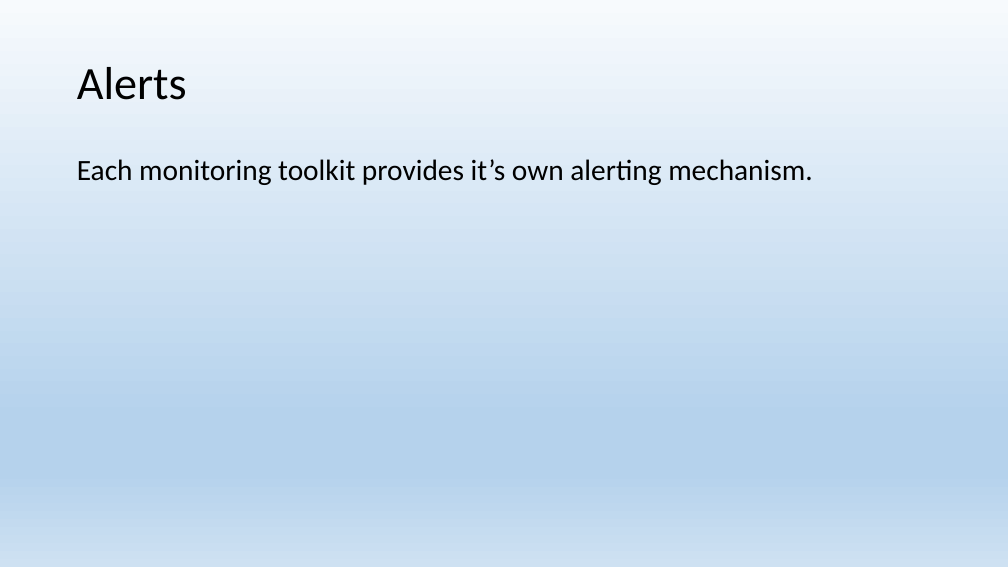
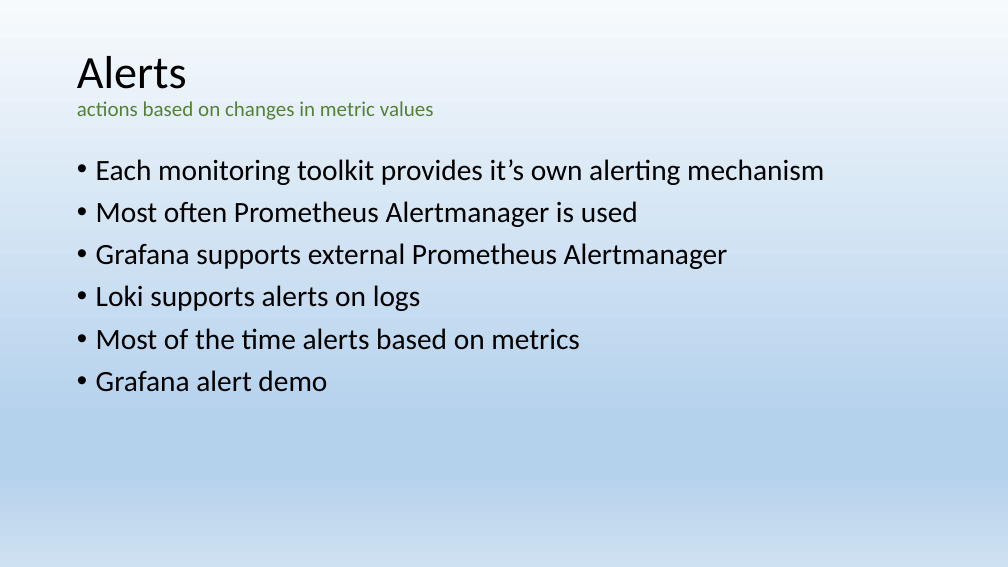
Before and after one commit to Islandskiy/observability, a slide deck: slide 22 of observability.pptx (slide 19 before the commit). Drawn at 1008x567 pixels with LibreOffice and Linux fonts; fonts in the diff are those of the drawing. Boxes give left, top, right and bottom in pixels: in the first picture for what was removed or moved away, otherwise in the second. Text is boxed around its words. In the diff, an @@ line names an element or a change of style, - is before the commit and + after.

```diff
--- a/observability.pptx
+++ b/observability.pptx
@@ title at (77,56,434,120): text changed; size 44 to 20 pt; text colour #000000 to #548235 @@
-Alerts
+Alerts
+actions based on changes in metric values
@@ text at (96,159,824,392): text changed @@
-Each monitoring toolkit provides it’s own alerting mechanism.
+• Each monitoring toolkit provides it’s own alerting mechanism
+• Most often Prometheus Alertmanager is used
+• Grafana supports external Prometheus Alertmanager
+• Loki supports alerts on logs
+• Most of the time alerts based on metrics
+• Grafana alert demo
```
Also in this commit, not shown: 7 other slides changed, 6 slides added, 2 slides removed, 12 other files.
